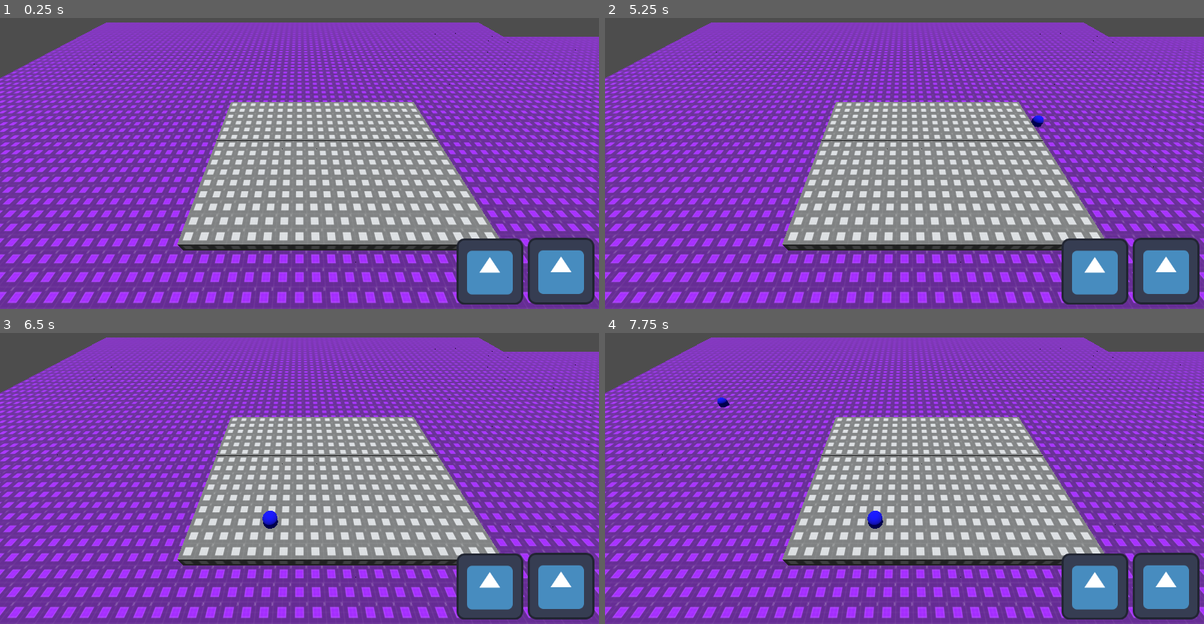
Above: before the commit, frames 1-4 (two rows, left to right).
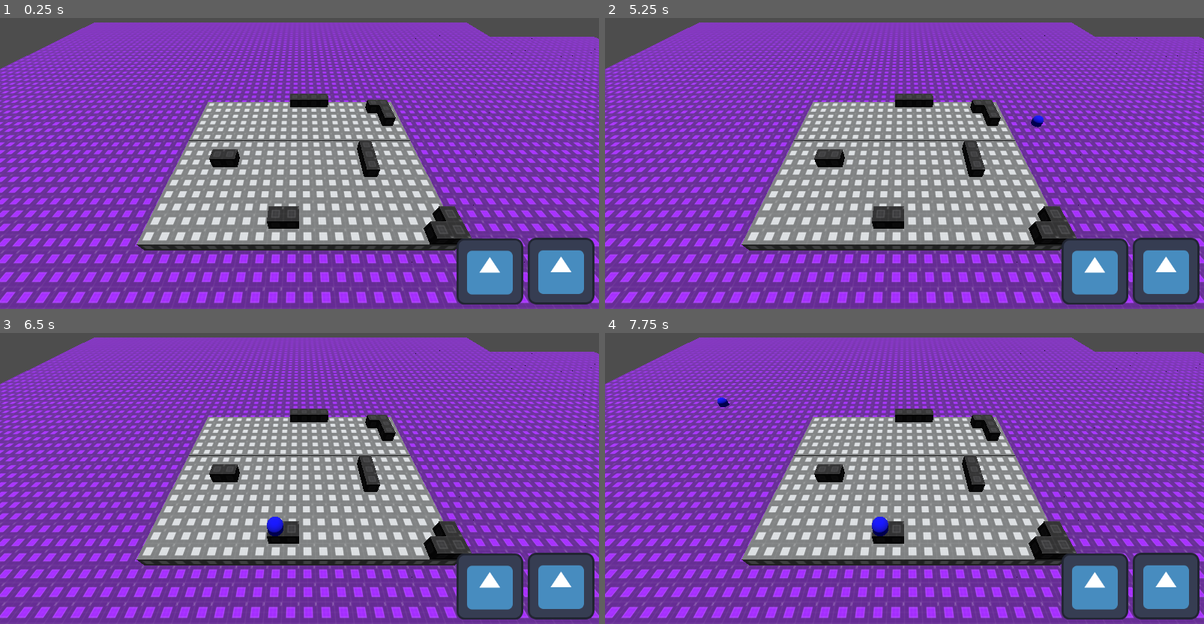
Above: after the commit, the same moments.

Repository: andremtz04/Battle-Against-Time
Game: Godot game, scene res://Scenes/map.tscn
Same seed, same stepped clock (60 frames per second), same inputs: the game is played once before the commit and once after it. The engine's default icon, where the game draws it, is replaced by a stand-in: a white triangle on a blue panel in a dark square.
Inputs (mouse positions are in pixels of both pictures, inside the frame that each line leads up to):
- Up to frame 1 (0.25 s): no input
- Up to frame 2 (5.25 s): click (1096, 271) at 0.5 s; click (1168, 271) at 1.25 s; click (1096, 271) at 2 s; click (1168, 271) at 2.75 s; click (1096, 271) at 3.5 s; click (1168, 271) at 4.25 s; tap Enter at 5 s; move the mouse to (1036, 122) at 5.02 s; press the mouse at (1036, 122) at 5.03 s
- Up to frame 3 (6.5 s): release the mouse at (431, 437) at 5.75 s; tap Space at 5.75 s; drag from (179, 472) to (269, 522) at 5.77 s
- Up to frame 4 (7.75 s): move the mouse to (964, 382) at 6.52 s; press the mouse at (964, 382) at 6.53 s; release the mouse at (964, 382) at 7.25 s; tap Enter at 7.25 s; drag from (874, 522) to (724, 405) at 7.27 s

The runs differ from the first frame. In frame 1, 49% of the frame differs, in the area x 0-100%, y 1-98%; in frame 2, 49%; in frame 3, 49%; in frame 4, 49%.

Commit message:
Changed the test map

Diff:
--- a/Scenes/map.tscn
+++ b/Scenes/map.tscn
@@ -41,16 +41,16 @@
 transform = Transform3D(1, 0, 0, 0, -4.37114e-08, 1, 0, -1, -4.37114e-08, 0, 25, 0)
 
 [node name="Camera3D" type="Camera3D" parent="."]
-transform = Transform3D(1, 0, 0, 0, 0.707107, 0.707107, 0, -0.707107, 0.707107, 7.5, 15, 20)
+transform = Transform3D(1, 0, 0, 0, 0.707107, 0.707107, 0, -0.707107, 0.707107, 10, 15, 20)
 script = ExtResource("3_a5gf1")
 
 [node name="Main Map" type="GridMap" parent="."]
 mesh_library = ExtResource("4_dwd1q")
 cell_size = Vector3(1, 1, 1)
 data = {
-"cells": PackedInt32Array(0, 0, 1245184, 1, 0, 1245184, 2, 0 …(4674 unchanged characters)… 245184, 19, 13, 1245184, 19, 14, 1245184)
+"cells": PackedInt32Array(0, 0, 1245184, 1, 0, 1245184, 2, 0 …(4674 unchanged characters)… 245184, 19, 13, 1245184, 19, 14, 1245184, 65539, 8, 1310721, 65540, 8, 1310721, 65553, 1, 1310721, 65554, 1, 1310721, 65554, 3, 1310721, 65554, 2, 1310721, 65544, 13, 1310721, 65545, 13, 1310721, 65545, 0, 1310721, 65546, 0, 1310721, 65547, 0, 1310721, 65548, 0, 1310721, 65555, 13, 1, 65555, 14, 1, 65554, 14, 1, 65551, 7, 1, 65551, 8, 1, 65551, 9, 1)
 }
-metadata/_editor_floor_ = Vector3(0, -3, 0)
+metadata/_editor_floor_ = Vector3(0, 1, 0)
 
 [node name="Background" type="GridMap" parent="."]
 mesh_library = ExtResource("4_dwd1q")
--- a/Scripts/Main System/main_camera.gd
+++ b/Scripts/Main System/main_camera.gd
@@ -19,7 +19,7 @@
 	rayQuery.from = from
 	rayQuery.to = to
 	rayCastResult = space.intersect_ray(rayQuery)
-	#print(inPos)
+	#print(rayCastResult)
 
 
 func _input(event) -> void:
